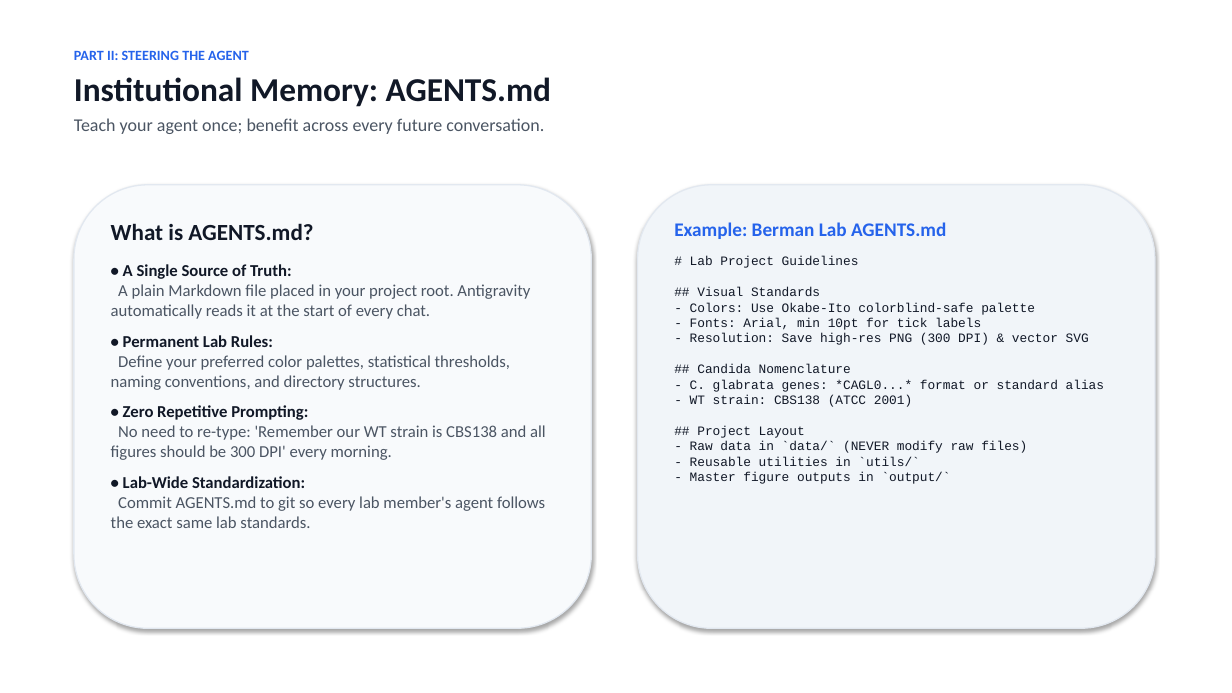
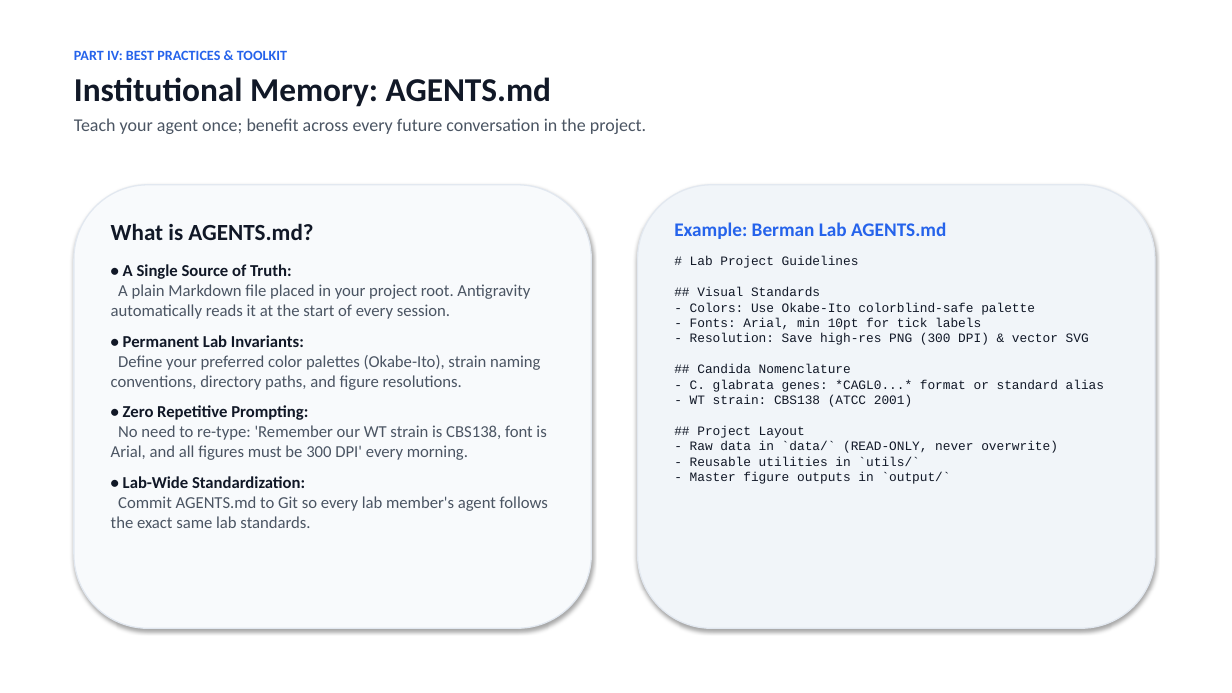
Before and after one commit to berman-lab/antigravity-intoduction-presentation, a slide deck: slide 13 of antigravity_lab_presentation.pptx (slide 8 before the commit). Drawn at 1232x693 pixels with LibreOffice and Linux fonts; fonts in the diff are those of the drawing. Boxes give left, top, right and bottom in pixels: in the first picture for what was removed or moved away, otherwise in the second. Text is boxed around its words. In the diff, an @@ line names an element or a change of style, - is before the commit and + after.

```diff
--- a/antigravity_lab_presentation.pptx
+++ b/antigravity_lab_presentation.pptx
@@ text at box(74, 50, 287, 60): text changed @@
-PART II: STEERING THE AGENT
+PART IV: BEST PRACTICES & TOOLKIT
@@ text at box(74, 118, 646, 134): text changed @@
-Teach your agent once; benefit across every future conversation.
+Teach your agent once; benefit across every future conversation in the project.
@@ text at box(111, 264, 548, 528): text changed @@
-• A Single Source of Truth:
-A plain Markdown file placed in your project root. Antigravity automatically reads it at the start of every chat.
-• Permanent Lab Rules:
-Define your preferred color palettes, statistical thresholds, naming conventions, and directory structures.
-• Zero Repetitive Prompting:
-No need to re-type: 'Remember our WT strain is CBS138 and all figures should be 300 DPI' every morning.
-• Lab-Wide Standardization:
-Commit AGENTS.md to git so every lab member's agent follows the exact same lab standards.
+• A Single Source of Truth:
+A plain Markdown file placed in your project root. Antigravity automatically reads it at the start of every session.
+• Permanent Lab Invariants:
+Define your preferred color palettes (Okabe-Ito), strain naming conventions, directory paths, and figure resolutions.
+• Zero Repetitive Prompting:
+No need to re-type: 'Remember our WT strain is CBS138, font is Arial, and all figures must be 300 DPI' every morning.
+• Lab-Wide Standardization:
+Commit AGENTS.md to Git so every lab member's agent follows the exact same lab standards.
@@ text at box(690, 256, 1104, 484): text changed @@
-# Lab Project Guidelines
-## Visual Standards
-- Colors: Use Okabe-Ito colorblind-safe palette
-- Fonts: Arial, min 10pt for tick labels
-- Resolution: Save high-res PNG (300 DPI) & vector SVG
-## Candida Nomenclature
-- C. glabrata genes: *CAGL0...* format or standard alias
-- WT strain: CBS138 (ATCC 2001)
-## Project Layout
-- Raw data in `data/` (NEVER modify raw files)
-- Reusable utilities in `utils/`
-- Master figure outputs in `output/`
+# Lab Project Guidelines
+## Visual Standards
+- Colors: Use Okabe-Ito colorblind-safe palette
+- Fonts: Arial, min 10pt for tick labels
+- Resolution: Save high-res PNG (300 DPI) & vector SVG
+## Candida Nomenclature
+- C. glabrata genes: *CAGL0...* format or standard alias
+- WT strain: CBS138 (ATCC 2001)
+## Project Layout
+- Raw data in `data/` (READ-ONLY, never overwrite)
+- Reusable utilities in `utils/`
+- Master figure outputs in `output/`
```
Also in this commit, not shown: 9 other slides changed, 7 slides added, 6 slides removed, 4 other files.
